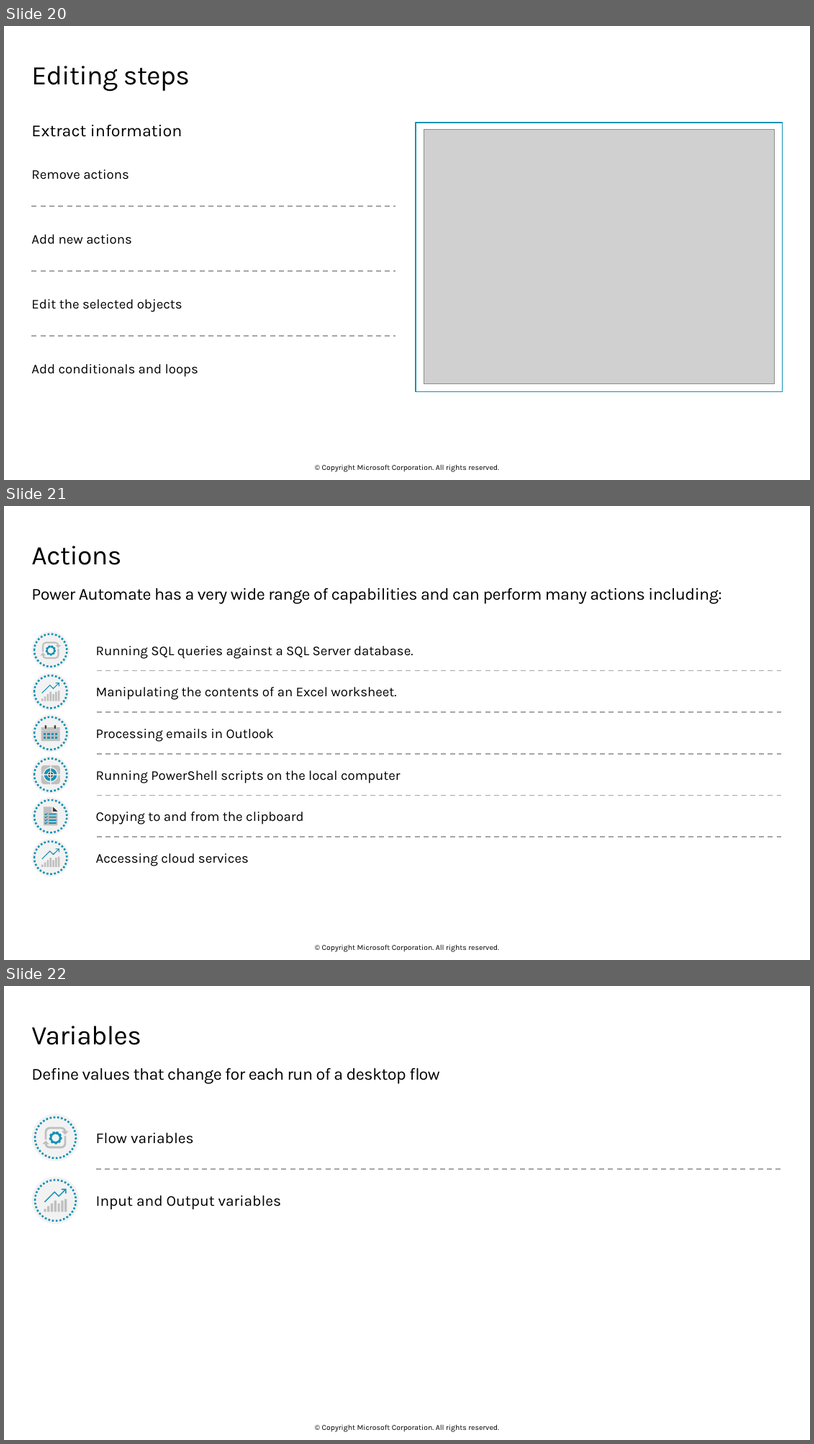
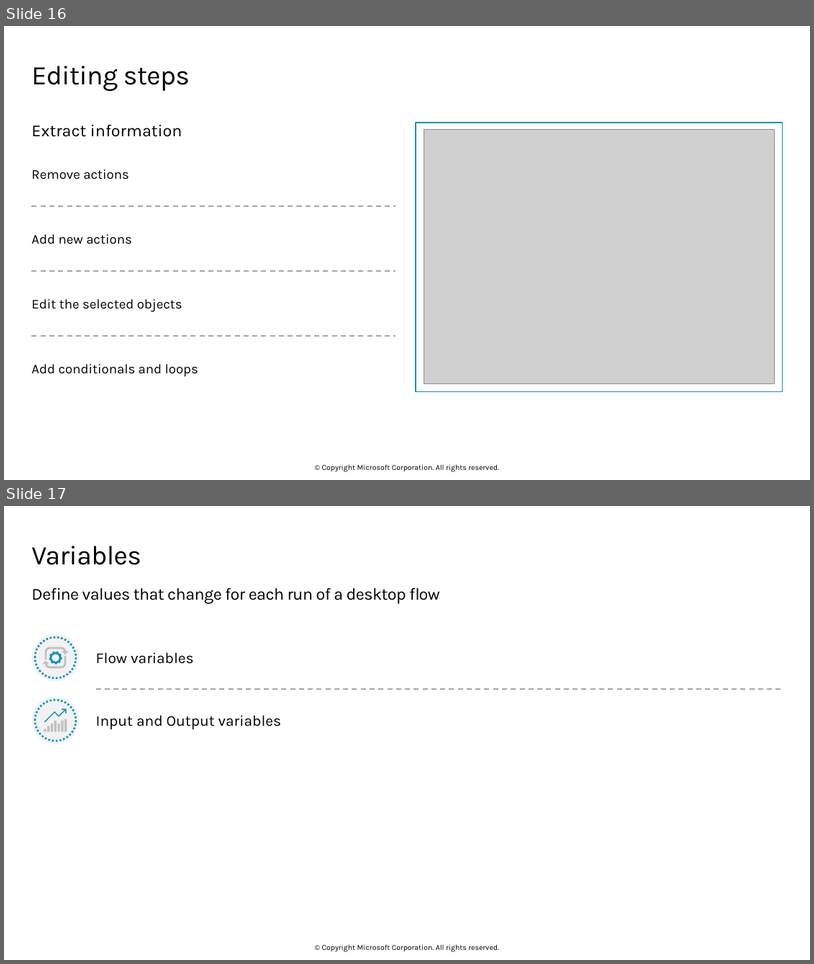
Before and after one commit to sumiticfai196/Batch-23-EY, a slide deck: M13 Robotic Process Automation.pptx. Shown one above the other, each under a label of ours: slides 20, 21 and 22 before the commit, slides 16 and 17 after it. The pictures are 814x1444 and 814x964 pixels, drawn with LibreOffice and Linux fonts; fonts in the diff are those of the drawing; grey boxes stand for pictures; background and template pictures are left out. Boxes give left, top, right and bottom in pixels: in the first picture for what was removed or moved away, otherwise in the second. Text is boxed around its words. In the diff, an @@ line names an element or a change of style, - is before the commit and + after.

Commit message:
Updated Presentations

```diff
--- a/M13 Robotic Process Automation.pptx
+++ b/M13 Robotic Process Automation.pptx
@@ slide 21 removed at box(4, 506, 810, 960), background #FFFFFF; not listed: 1 template element that a slide beside it also shows @@
@@ title removed at box(31, 546, 121, 565) @@
-Actions
@@ text removed at box(31, 588, 722, 604) @@
-Power Automate has a very wide range of capabilities and can perform many actions including:
@@ group removed at box(32, 631, 70, 669): 3 freeform shapes, 2 ellipses @@
@@ text removed at box(96, 646, 413, 659) @@
-  Running SQL queries against a SQL Server database.
@@ line removed from (97, 671) to (782, 671) @@
@@ group removed at box(32, 673, 70, 711): 2 ellipses, 2 freeform shapes @@
@@ text removed at box(96, 687, 396, 700) @@
-  Manipulating the contents of an Excel worksheet.
@@ line removed from (97, 713) to (782, 713) @@
@@ group removed at box(32, 714, 70, 752): 12 freeform shapes, 2 ellipses @@
@@ text removed at box(96, 728, 274, 741) @@
-  Processing emails in Outlook
@@ line removed from (97, 754) to (782, 754) @@
@@ group removed at box(32, 756, 70, 794): 12 freeform shapes, 2 ellipses @@
@@ text removed at box(96, 770, 401, 783) @@
-  Running PowerShell scripts on the local computer
@@ line removed from (97, 795) to (782, 795) @@
@@ group removed at box(32, 797, 70, 835): 10 freeform shapes, 2 ellipses @@
@@ text removed at box(96, 811, 304, 824) @@
-  Copying to and from the clipboard
@@ group removed at box(32, 839, 70, 877): 2 ellipses, 2 freeform shapes @@
@@ line removed from (97, 837) to (782, 837) @@
@@ text removed at box(96, 853, 249, 866) @@
-  Accessing cloud services
@@ what was slide 20 is now slide 16 @@
@@ what was slide 22 is now slide 17 @@
```
Also in this commit, not shown: 12 other slides removed, 2 other files.
